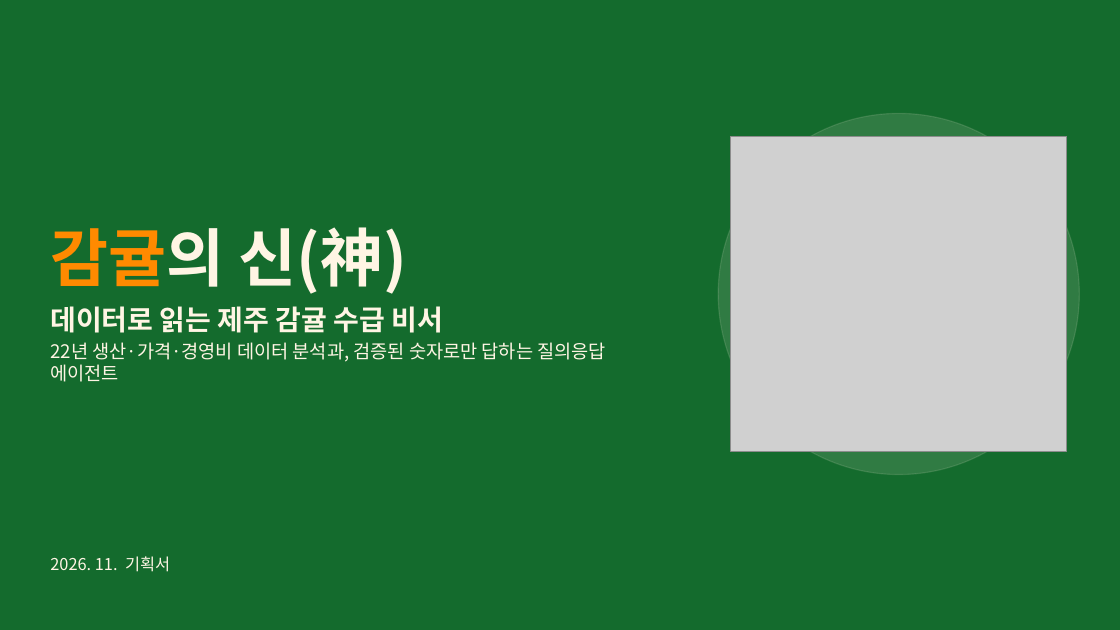
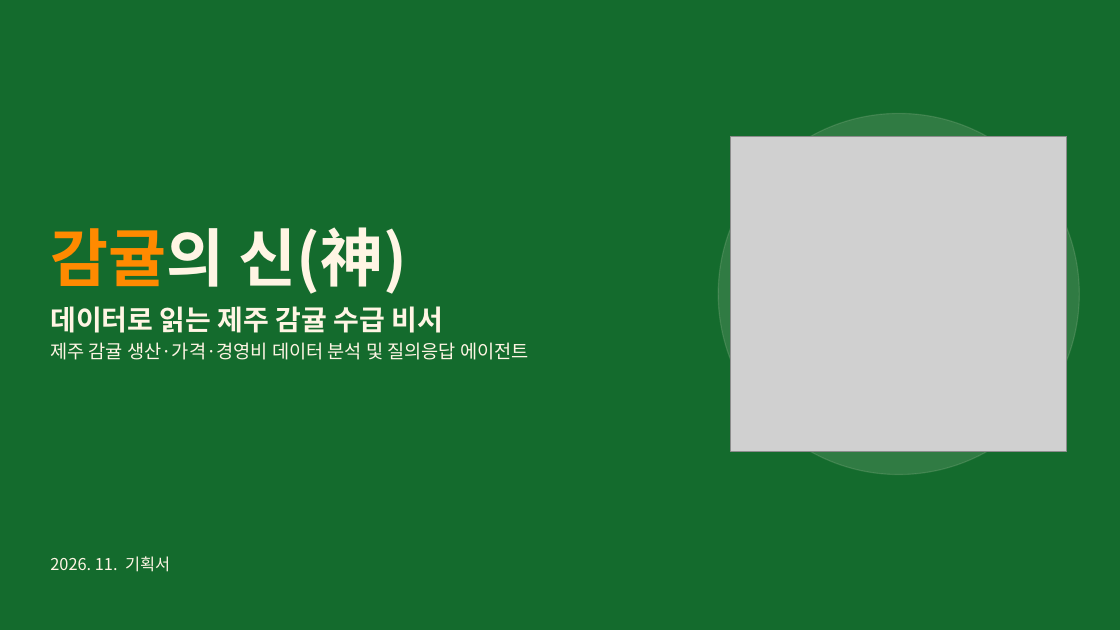
Before and after one commit to Jeju-Citrus-Analysis-Agent/Citrus-Analysis, a slide deck: slide 1 of docs/submission/00_기획서.pptx. Drawn at 1120x630 pixels with LibreOffice and Linux fonts; fonts in the diff are those of the drawing; grey boxes stand for pictures. Boxes give left, top, right and bottom in pixels: in the first picture for what was removed or moved away, otherwise in the second. Text is boxed around its words. In the diff, an @@ line names an element or a change of style, - is before the commit and + after.

```diff
--- a/docs/submission/00_기획서.pptx
+++ b/docs/submission/00_기획서.pptx
@@ text at [50, 342, 529, 360]: text changed @@
-22년 생산·가격·경영비 데이터 분석과, 검증된 숫자로만 답하는 질의응답 에이전트
+제주 감귤 생산·가격·경영비 데이터 분석 및 질의응답 에이전트
```
Also in this commit, not shown: 13 other slides changed, 8 other files.
